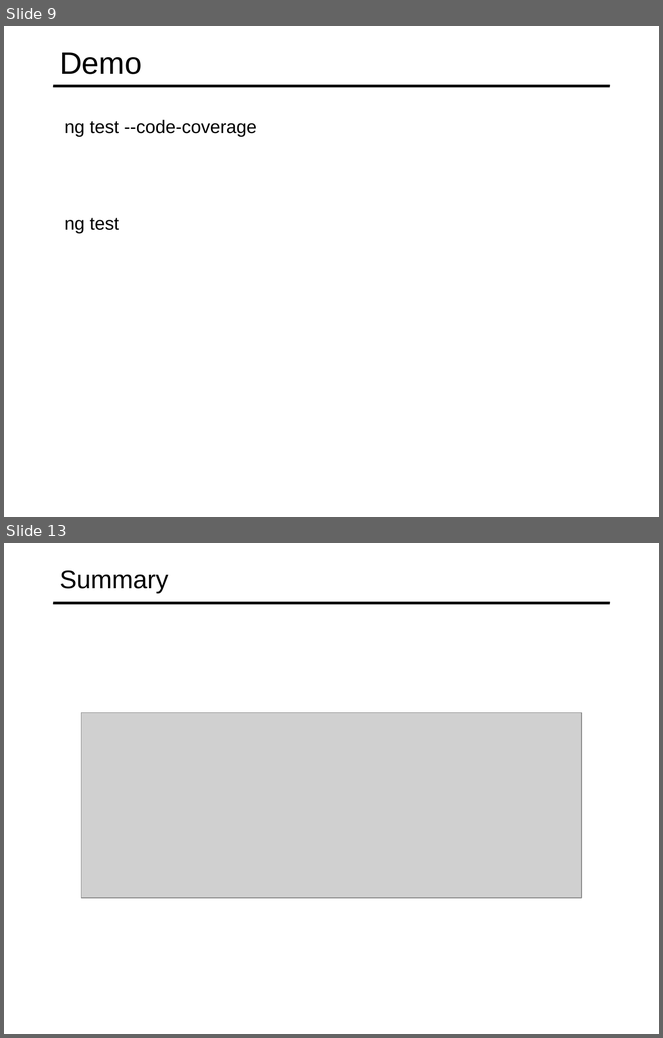
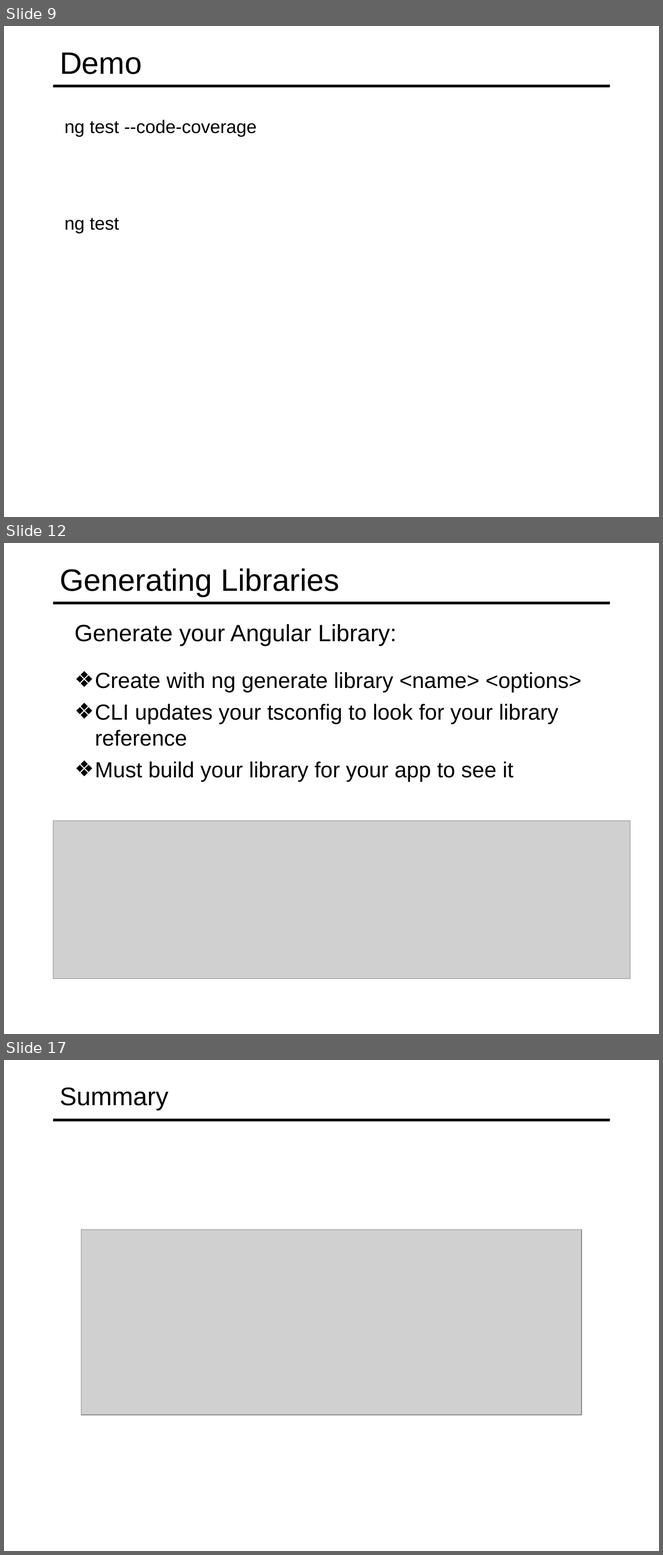
Before and after one commit to specter01wj/Jago_Link_Training, a slide deck: Angular/Angular7/Angular CLI/8.Tooling Features/L8_Tooling Features.ppt. Shown one above the other, each under a label of ours: slides 9 and 13 before the commit, slides 9, 12 and 17 after it; the slides between them are not shown. The pictures are 663x1038 and 663x1555 pixels, drawn with LibreOffice and Linux fonts; fonts in the diff are those of the drawing; grey boxes stand for pictures. Boxes give left, top, right and bottom in pixels: in the first picture for what was removed or moved away, otherwise in the second. Text is boxed around its words. In the diff, an @@ line names an element or a change of style, - is before the commit and + after.

```diff
--- a/Angular/Angular7/Angular CLI/8.Tooling Features/L8_Tooling Features.ppt
+++ b/Angular/Angular7/Angular CLI/8.Tooling Features/L8_Tooling Features.ppt
@@ slide 12 added at bbox=[4, 543, 659, 1034], background #FFFFFF; not listed: 1 template element that a slide beside it also shows @@
@@ title added at bbox=[60, 568, 339, 596], 34 pt, text #000000 @@
+Generating Libraries
@@ text added at bbox=[75, 624, 397, 646], 25.9 pt, text #000000 @@
+  Generate your Angular Library:
@@ text added at bbox=[95, 672, 581, 782], 24 pt, text #000000 @@
+  ❖ Create with ng generate library <name> <options>
+  ❖ CLI updates your tsconfig to look for your library reference
+  ❖ Must build your library for your app to see it
@@ picture added at bbox=[53, 821, 631, 979] @@
@@ what was slide 13 is now slide 17 @@
```
Also in this commit, not shown: 4 slides changed, 8 other slides added, 5 slides removed.
